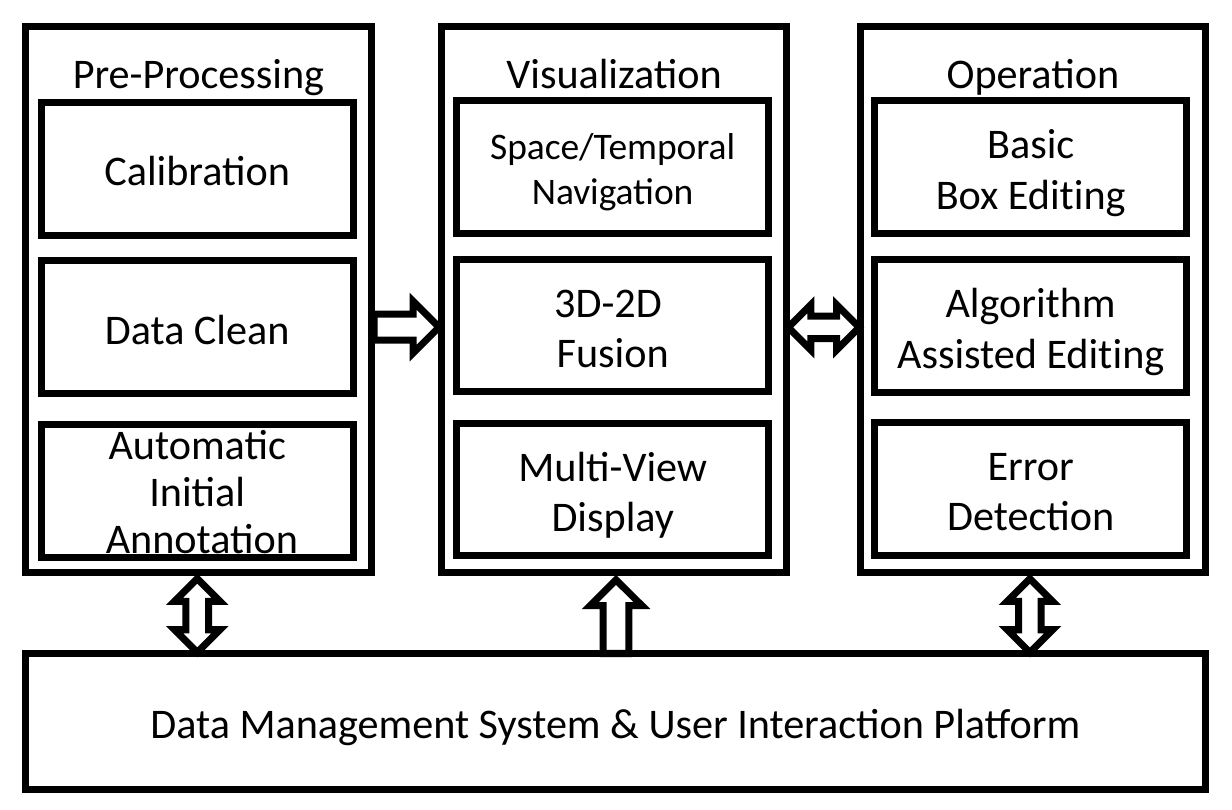
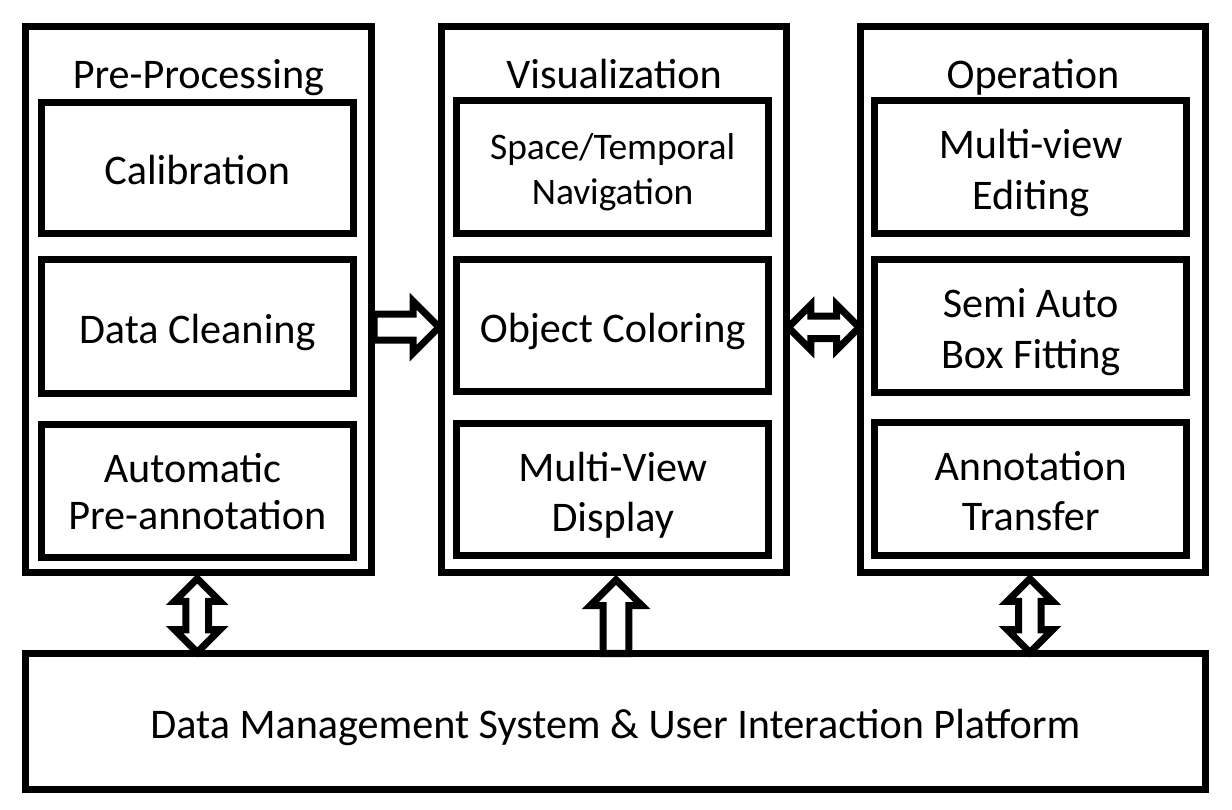
Before and after one commit to naurril/labeltool-paper, a slide deck: slide 1 of platform.pptx. Drawn at 1232x810 pixels with LibreOffice and Linux fonts; fonts in the diff are those of the drawing. Boxes give left, top, right and bottom in pixels: in the first picture for what was removed or moved away, otherwise in the second. Text is boxed around its words. In the diff, an @@ line names an element or a change of style, - is before the commit and + after.

```diff
--- a/platform.pptx
+++ b/platform.pptx
@@ text in rectangle at [939, 128, 1122, 217]: text changed @@
-Basic
-Box Editing
+Multi-view Editing
@@ text in rectangle at [941, 288, 1120, 376]: text changed @@
-Algorithm Assisted Editing
+Semi Auto
+Box Fitting
@@ text in rectangle at [79, 313, 315, 351]: text changed @@
-Data Clean
+Data Cleaning
@@ text in rectangle at [480, 312, 745, 350]: text changed @@
-3D-2D
-Fusion
+Object Coloring
@@ text in rectangle at [68, 453, 326, 530]: text changed @@
-Automatic Initial
-Annotation
+Automatic
+Pre-annotation
@@ text in rectangle at [935, 451, 1127, 531]: text changed @@
-Error
-Detection
+Annotation
+Transfer
```
Also in this commit, not shown: 4 other files.
